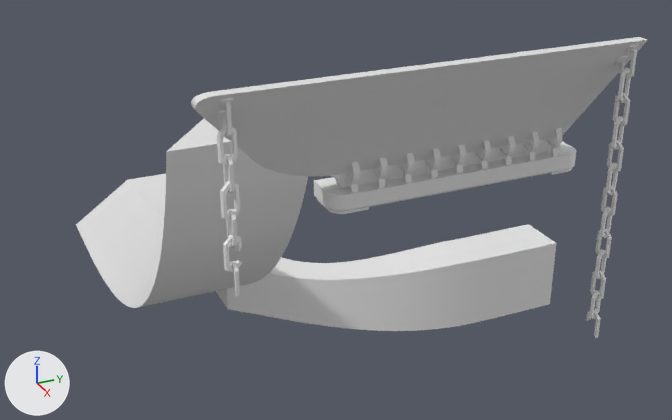
Two versions of the FBX model csgo_addons/surf_castle/models/ramps/island/island.fbx, one commit apart.
Camera for both pictures: a camera (50 mm lens) standing at (47.0, -11.1, 19.4) and looking at (14.8, 3.5, 3.3). The lights are fixed; the arrows at lower left show +X, +Y and +Z. Materials are left out; every surface is plain grey.

The first picture shows 'Circle.017', 'Cube.045', 'Rock.018', 'surf_trick_6.002'.
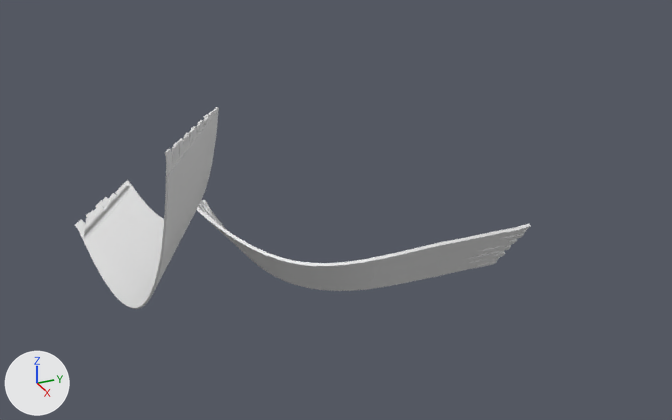
What differs and where, as boxes [x1, y1, x2, y2] in the pictures (672 x 420 px):
```json
{"object": "Rock.018", "change": "reshaped", "before": [76, 119, 557, 331], "after": [75, 107, 530, 309]}
{"object": "surf_trick_6.002", "change": "deleted", "before": [191, 37, 648, 214]}
{"object": "Cube.045", "change": "deleted", "before": [216, 45, 639, 338]}
{"object": "Circle.017", "change": "deleted", "before": [346, 128, 562, 193]}
```

The change, as JSON lines over the scene's bpy script:
```json
{"block": "me_rock_004", "where": "# used by ob_rock_018; location = (0.0, 0.0, 0.0)"}
{"op": "remove", "block": "me_rock_004", "code": "me_rock_004.from_pydata(...)  # 552 vertices, 552 faces; spans x -2.5..20.9, y -4.9..14.2, z -3.3..9.3"}
{"op": "add", "block": "me_rock_004", "code": "me_rock_004.from_pydata(...)  # 2363 vertices, 2547 faces; spans x -2.6..20.9, y -5.0..14.3, z -3.4..9.3"}
{"block": "me_rock_004", "change": "me_rock_004 part 1: 229 vertices moved from x -2.5..20.5, y -4.9..14.2, z -3.3..9.0 to x -2.5..20.8, y -4.9..14.3, z -3.4..8.9; 163 vertices removed from x -2.5..20.9, y -4.7..14.2, z -3.3..9.3; 1974 vertices added at x -2.6..20.9, y -5.0..14.3, z -3.4..9.3"}
{"op": "remove", "block": "ob_cube_045", "code": ["ob_cube_045 = bpy.data.objects.new('Cube.045', me_cube_014)", "ob_cube_045.location = (0.0, 0.0, 0.0)"]}
{"op": "remove", "block": "ob_surf_trick_6_002", "code": ["ob_surf_trick_6_002 = bpy.data.objects.new('surf_trick_6.002', me_surf_ski_2_infir_012)", "ob_surf_trick_6_002.location = (0.0, 0.0, 0.0)"]}
{"op": "remove", "block": "ob_circle_017", "code": ["ob_circle_017 = bpy.data.objects.new('Circle.017', me_circle_001)", "ob_circle_017.location = (0.0, 0.0, 0.0)"]}
```
